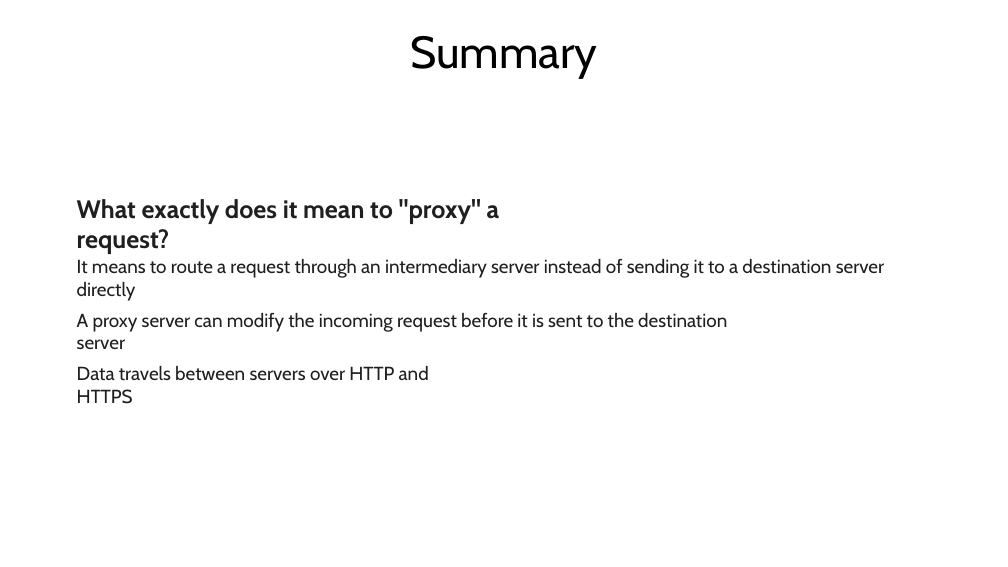
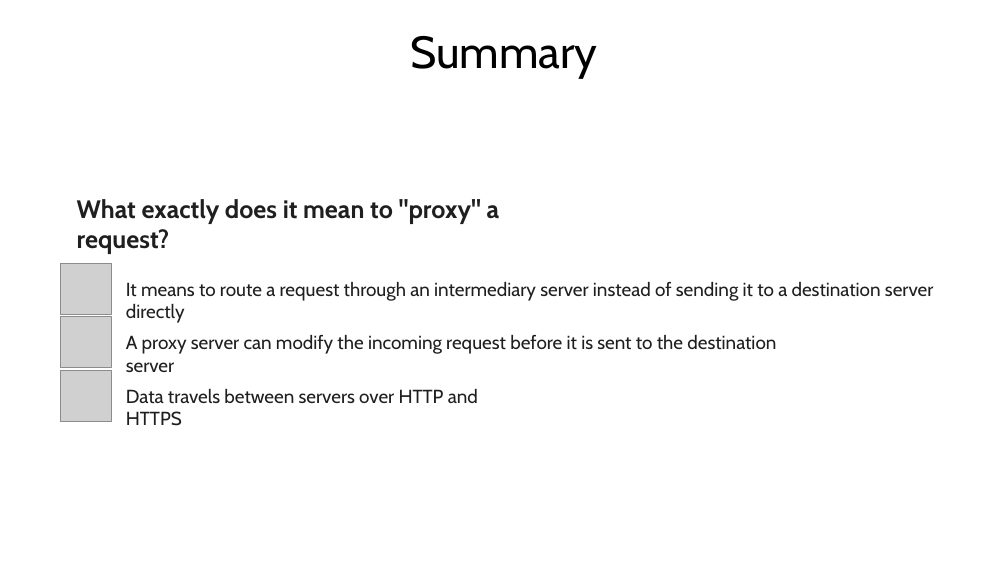
Before and after one commit to roblappcoupa/simple-web-api, a slide deck: slide 10 of Docs/HttpProxies.pptx (slide 9 before the commit). Drawn at 1008x567 pixels with LibreOffice and Linux fonts; fonts in the diff are those of the drawing; grey boxes stand for pictures. Boxes give left, top, right and bottom in pixels: in the first picture for what was removed or moved away, otherwise in the second. Text is boxed around its words. In the diff, an @@ line names an element or a change of style, - is before the commit and + after.

```diff
--- a/Docs/HttpProxies.pptx
+++ b/Docs/HttpProxies.pptx
@@ picture added at (60, 263, 111, 314) @@
@@ text "It means to route a ...": place and size @@
-text "It means to route a ..." at (77, 259, 884, 278)
+text "It means to route a ..." at (126, 282, 933, 301)
@@ picture added at (60, 317, 111, 368) @@
@@ text "A proxy server can modify ...": place and size @@
-text "A proxy server can modify ..." at (77, 313, 727, 332)
+text "A proxy server can modify ..." at (126, 335, 776, 354)
@@ picture added at (60, 371, 111, 421) @@
@@ text "Data travels between servers over ...": place and size @@
-text "Data travels between servers over ..." at (77, 366, 429, 404)
+text "Data travels between servers over ..." at (126, 389, 478, 426)
```
Also in this commit, not shown: 4 other slides changed, 1 slide added, 3 other files.
